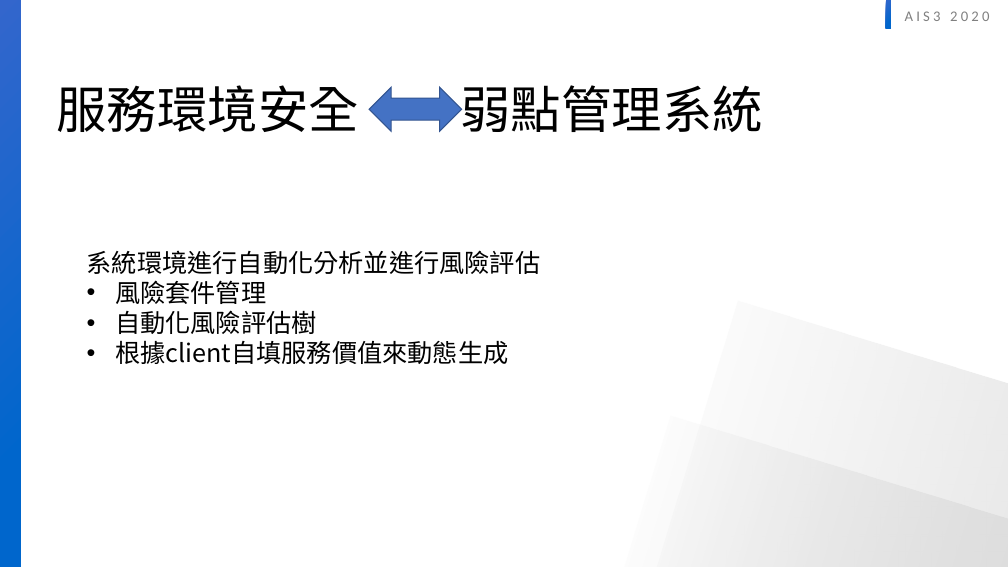
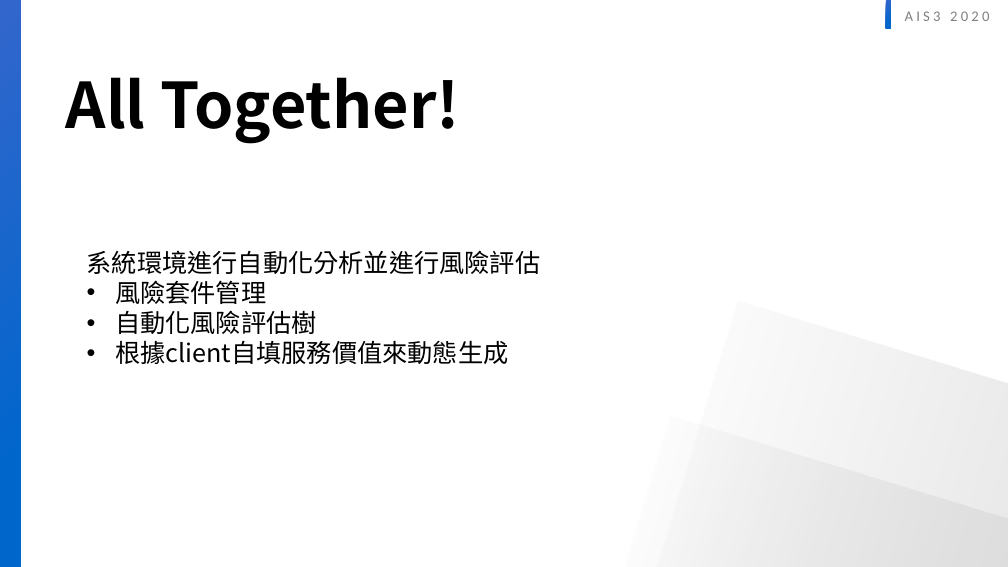
Before and after one commit to twinklestar03/AIS3-Dragon, a slide deck: slide 11 of AIS3 dragon security.pptx. Drawn at 1008x567 pixels with LibreOffice and Linux fonts; fonts in the diff are those of the drawing. Boxes give left, top, right and bottom in pixels: in the first picture for what was removed or moved away, otherwise in the second. Text is boxed around its words. In the diff, an @@ line names an element or a change of style, - is before the commit and + after.

```diff
--- a/AIS3 dragon security.pptx
+++ b/AIS3 dragon security.pptx
@@ text at [66, 77, 460, 144]: text changed; size 48 to 60 pt; bold on @@
-服務環境安全 弱點管理系統
+All Together!
@@ left right arrow removed at [369, 87, 461, 131] @@
```
Also in this commit, not shown: 9 other slides changed, 4 slides added, 4 slides removed.
